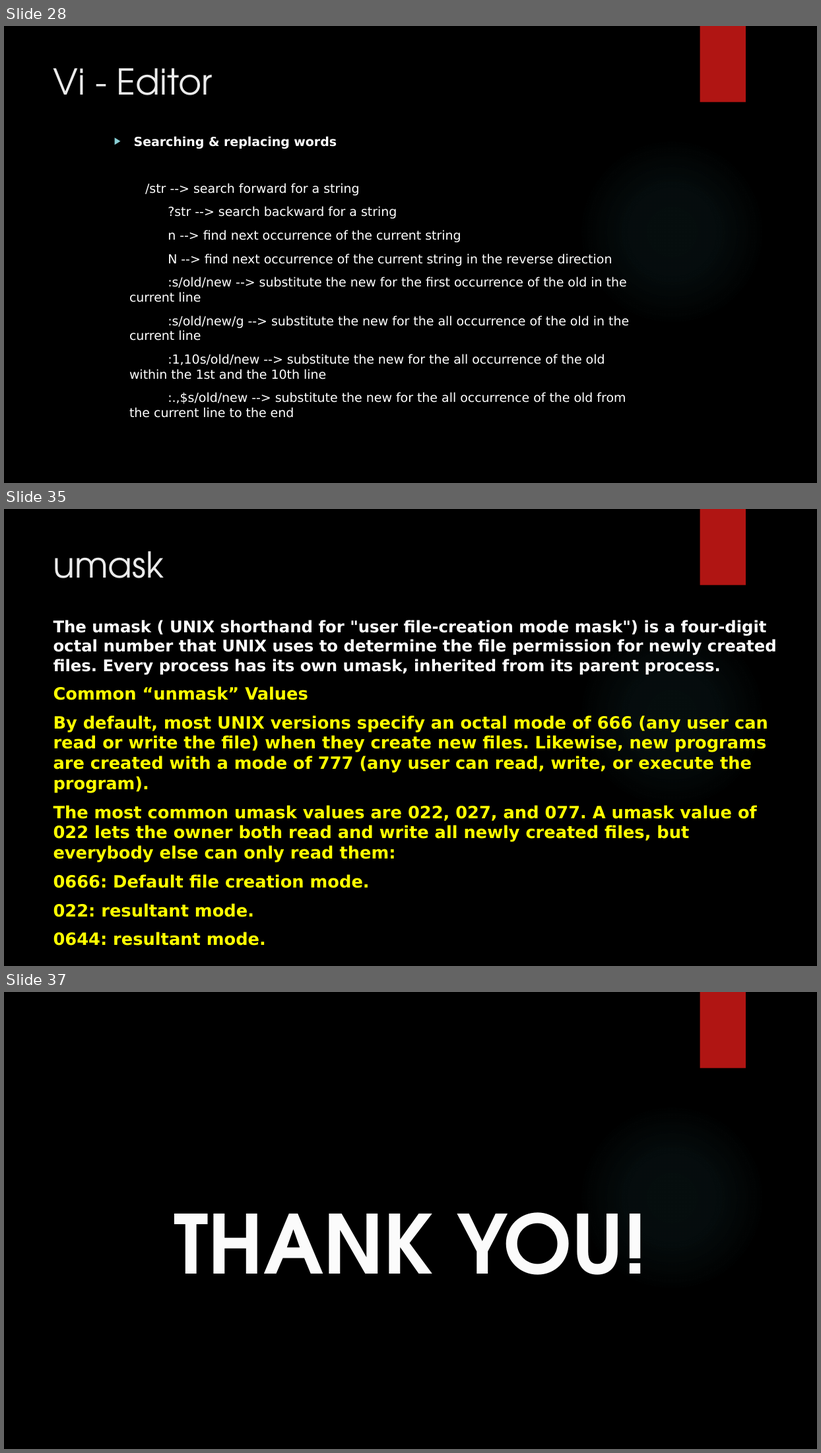
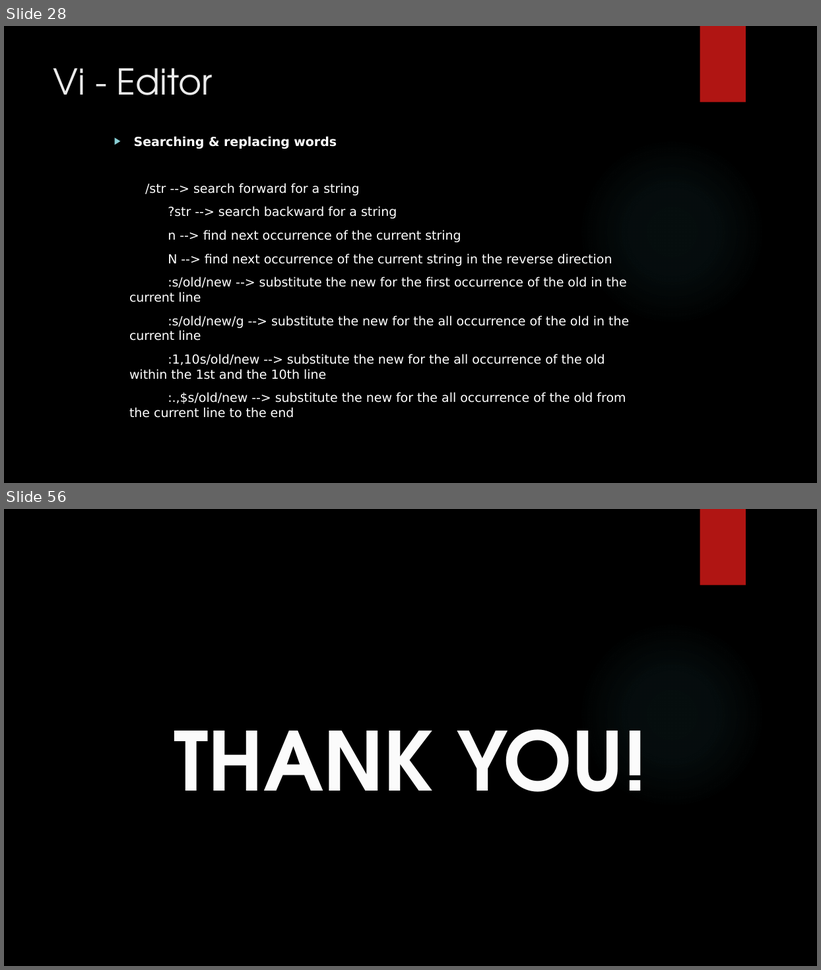
Before and after one commit to RaghulRameshTrainer/mobily_infotech, a slide deck: UnixShellScripting.pptx. Shown one above the other, each under a label of ours: slides 28, 35 and 37 before the commit, slides 28 and 56 after it; the slides between them are not shown. The pictures are 821x1453 and 821x970 pixels, drawn with LibreOffice and Linux fonts; fonts in the diff are those of the drawing; background and template pictures are left out. Boxes give left, top, right and bottom in pixels: in the first picture for what was removed or moved away, otherwise in the second. Text is boxed around its words. In the diff, an @@ line names an element or a change of style, - is before the commit and + after.

```diff
--- a/UnixShellScripting.pptx
+++ b/UnixShellScripting.pptx
@@ slide 35 removed at <box>4,509,817,966</box>, background picture (left out); not listed: 2 template elements that a slide beside it also shows @@
@@ title removed at <box>54,551,164,578</box> @@
-umask
@@ text removed at <box>54,620,777,889</box> @@
-The umask ( UNIX shorthand for "user file-creation mode mask") is a four-digit octal number that UNIX uses to determine the file permission for newly created files. Every process has its own umask, inherited from its parent process.
-Common “unmask” Values
-By default, most UNIX versions specify an octal mode of 666 (any user can read or write the file) when they create new files. Likewise, new programs are created with a mode of 777 (any user can read, write, or execute the program).
-The most common umask values are 022, 027, and 077. A umask value of 022 lets the owner both read and write all newly created files, but everybody else can only read them:
-0666: Default file creation mode.
-022: resultant mode.
-0644: resultant mode.
@@ what was slide 37 is now slide 56 @@
```
Also in this commit, not shown: 1 slide changed, 26 slides added, 6 other slides removed.
